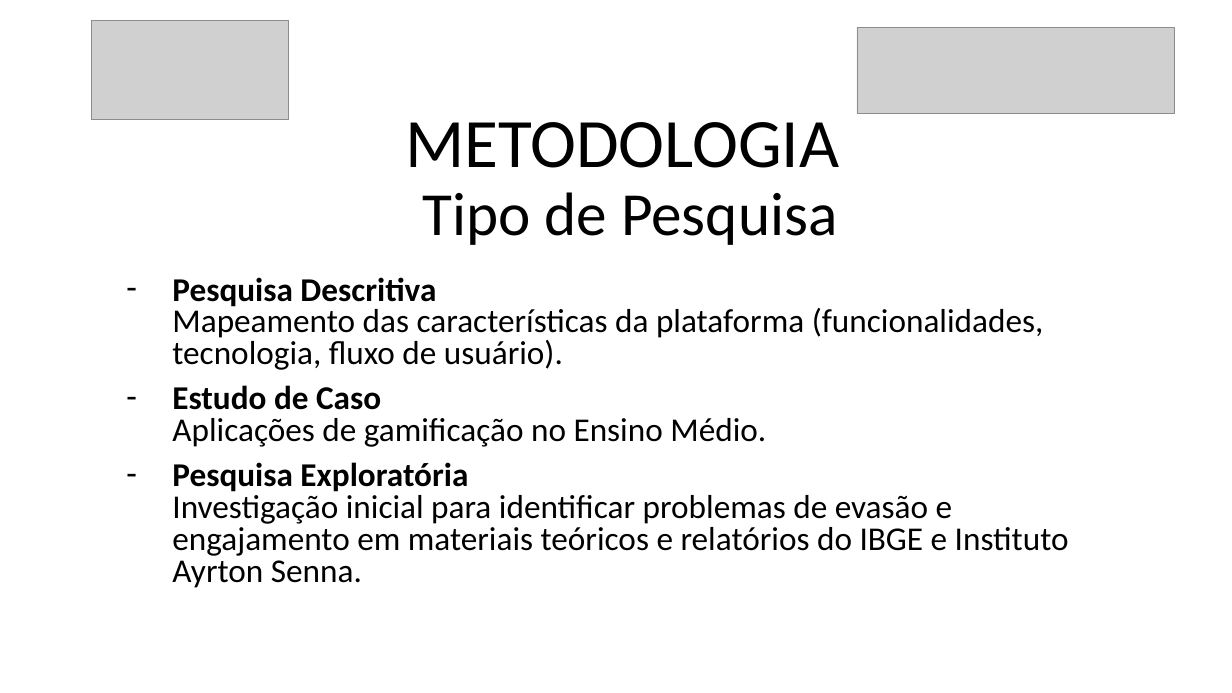
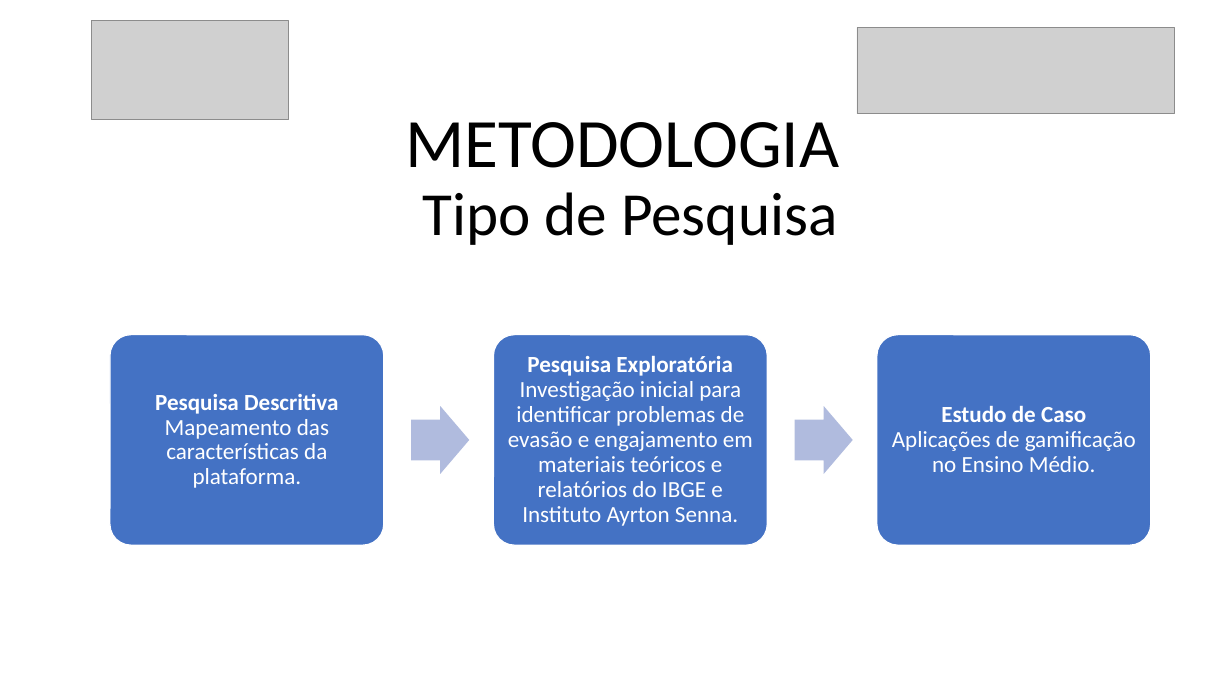
Before and after one commit to danilovaz7/curso-tecnico, a slide deck: slide 8 of liceu/3semestre/projeto integrador/tcc slide.pptx. Drawn at 1232x693 pixels with LibreOffice and Linux fonts; fonts in the diff are those of the drawing; grey boxes stand for pictures. Boxes give left, top, right and bottom in pixels: in the first picture for what was removed or moved away, otherwise in the second. Text is boxed around its words. In the diff, an @@ line names an element or a change of style, - is before the commit and + after.

```diff
--- a/liceu/3semestre/projeto integrador/tcc slide.pptx
+++ b/liceu/3semestre/projeto integrador/tcc slide.pptx
@@ subtitle removed at (172, 277, 1069, 588) @@
-– Pesquisa Descritiva
-  Mapeamento das características da plataforma (funcionalidades, tecnologia, fluxo de usuário).
-– Estudo de Caso
-  Aplicações de gamificação no Ensino Médio.
-– Pesquisa Exploratória
-  Investigação inicial para identificar problemas de evasão e engajamento em materiais teóricos e relatórios do IBGE e Instituto Ayrton Senna.
@@ group added at (110, 335, 1151, 545): 3 rounded rectangles, 3 texts, 2 right arrows @@
+Pesquisa Descritiva
+Mapeamento das características da plataforma.
+Pesquisa Exploratória
+Investigação inicial para identificar problemas de evasão e engajamento em materiais teóricos e relatórios do IBGE e Instituto Ayrton Senna.
+Estudo de Caso
+Aplicações de gamificação no Ensino Médio.
```
Also in this commit, not shown: 3 other slides changed, 1 slide added, 1 slide removed, 1 other file.
